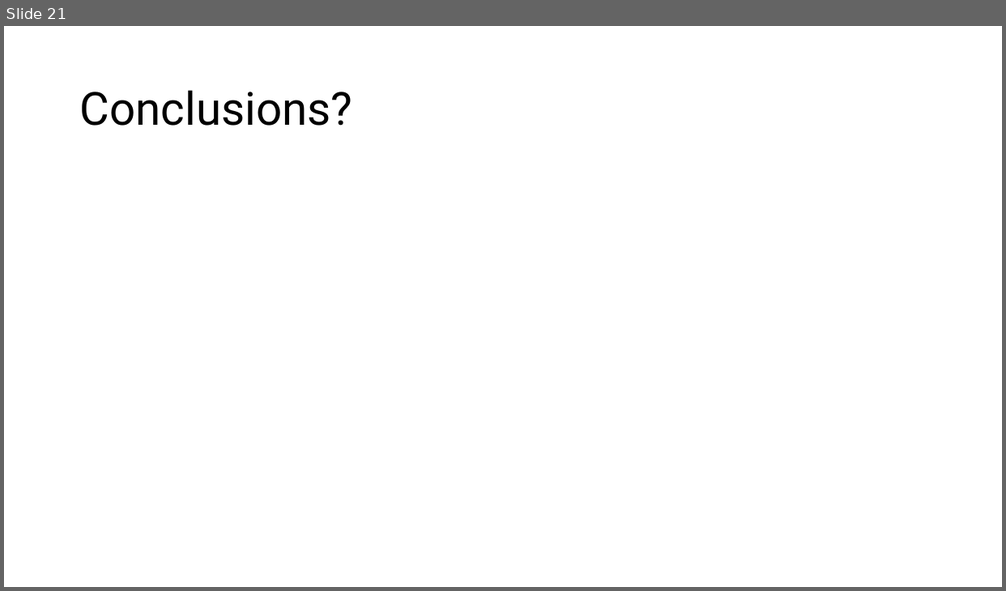
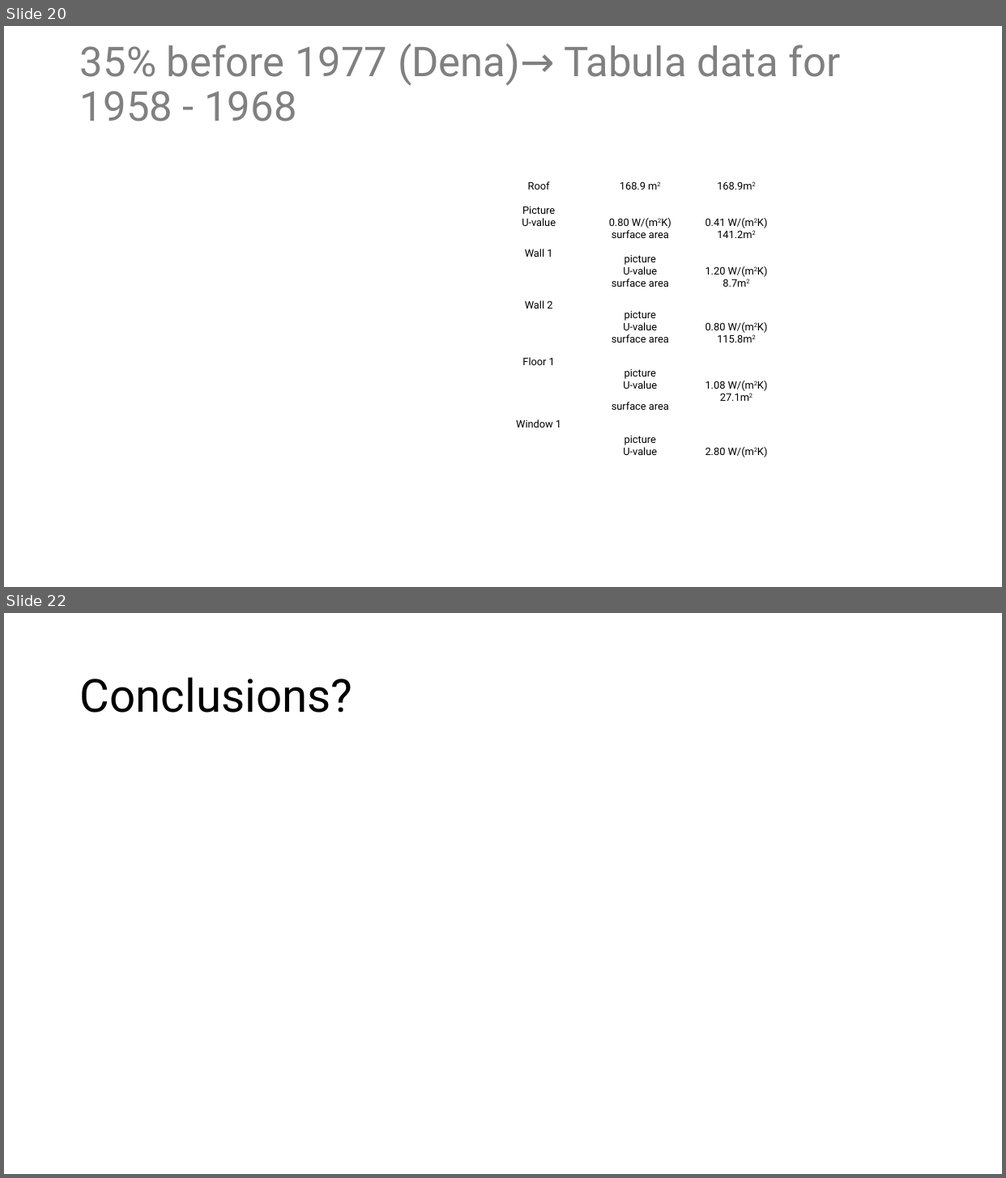
Before and after one commit to eyjomoin/Modeling-buildings-and-their-heating-systems, a slide deck: presentation/heat.pptx. Shown one above the other, each under a label of ours: slide 21 before the commit, slides 20 and 22 after it; the slides between them are not shown. The pictures are 1006x591 and 1006x1178 pixels, drawn with LibreOffice and Linux fonts; fonts in the diff are those of the drawing. Boxes give left, top, right and bottom in pixels: in the first picture for what was removed or moved away, otherwise in the second. Text is boxed around its words. In the diff, an @@ line names an element or a change of style, - is before the commit and + after.

Commit message:
window and building parameters

```diff
--- a/presentation/heat.pptx
+++ b/presentation/heat.pptx
@@ slide 20 added at (4, 26, 1002, 587), background #FFFFFF @@
@@ title added at (80, 43, 840, 122), 39.6 pt, text #808080 @@
+35% before 1977 (Dena)→ Tabula data for 1958 - 1968
@@ table added at (488, 180, 782, 464), 20 rows, 3 columns @@
+Roof | 168.9 m2 | 168.9m2
+ |  | 
+Picture |  | 
+U-value | 0.80 W/(m2K) | 0.41 W/(m2K)
+Wall 1 | surface area | 141.2m2
+ |  | 
+ | picture | 
+ | U-value | 1.20 W/(m2K)
+Wall 2 | surface area | 8.7m2
+ |  | 
+ | picture | 
+ | U-value | 0.80 W/(m2K)
+Floor 1 | surface area | 115.8m2
+ |  | 
+ | picture | 
+ | U-value | 1.08 W/(m2K)
+Window 1 | surface area | 27.1m2
+ |  | 
+ | picture | 
+ | U-value | 2.80 W/(m2K)
@@ what was slide 21 is now slide 22 @@
```
Also in this commit, not shown: 1 other slide added, 1 slide removed, 5 other files.
